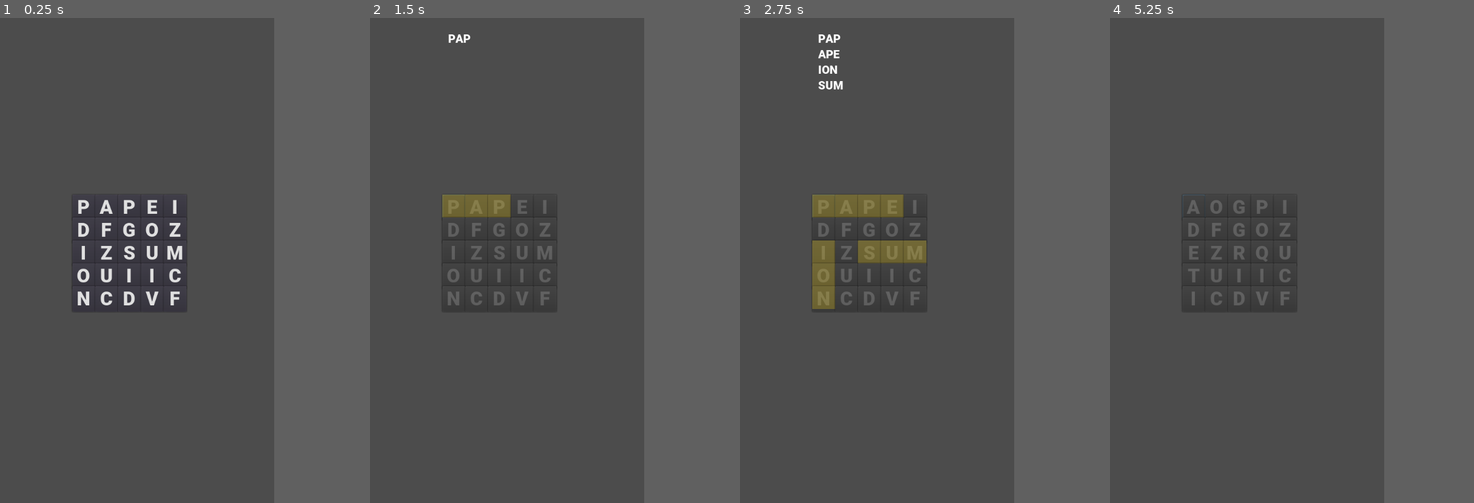
Above: before the commit, frames 1-4 (left to right).
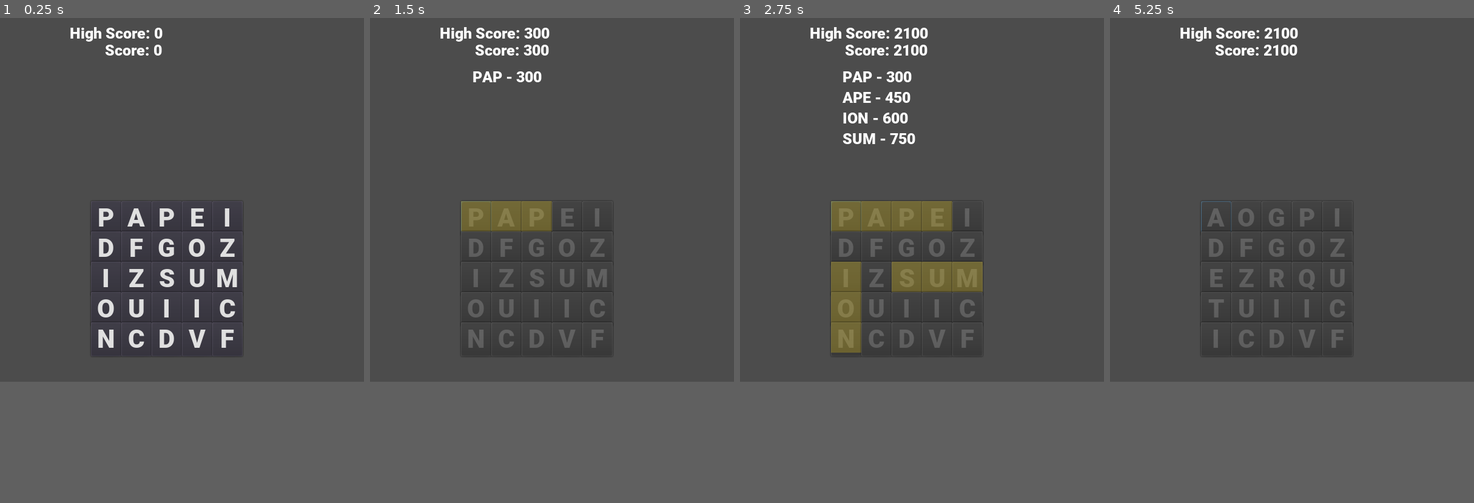
Above: after the commit, the same moments.

Repository: utecht/ld41
Game: Godot game, scene res://Board.tscn
Same seed, same stepped clock (60 frames per second), same inputs: the game is played once before the commit and once after it. Before the commit the project has no main scene; this scene is started directly in both runs.
Inputs (mouse positions are in pixels of both pictures, inside the frame that each line leads up to):
- Up to frame 1 (0.25 s): no input
- Up to frame 2 (1.5 s): click "P" at 0.5 s; move the mouse to (566, 236) at 1.27 s
- Up to frame 3 (2.75 s): tap Enter at 2 s; move the mouse to (823, 284) at 2.02 s
- Up to frame 4 (5.25 s): move the mouse to (1273, 153) at 2.77 s; tap Space at 3.5, 5 s; move the mouse to (1233, 357) at 3.52 s; tap Enter at 4.25 s; move the mouse to (1328, 333) at 4.27 s; move the mouse to (1164, 187) at 5.02 s
In our replay, the window is 452x800 before the commit and 600x600 after it. These sizes can differ from the game's own. Grey fills any space a smaller window leaves; there, only what the larger window draws over its background counts as a difference.

The runs differ from the first frame. In frame 1, 4.4% of the frame differs, in the area x 19-67%, y 1-70%; in frame 2, 3.7%; in frame 3, 9.1%; in frame 4, 2.4%.

Commit message:
score tracking

Diff:
--- a/Board.gd
+++ b/Board.gd
@@ -12,8 +12,12 @@
 var wordlist = []
 var to_be_replaced = []
 var scoring_words = []
+var score = 0
+var combo = 1.0
+var high_score = 0
 
 func _ready():
+	$GameOver.hide()
 	randomize()
 	var word_file = File.new()
 	word_file.open("res://small_words.txt", word_file.READ)
@@ -21,6 +25,16 @@
 		var line = word_file.get_line()
 		wordlist.append(line)
 	word_file.close()
+
+	var high_score_save = File.new()
+	if high_score_save.file_exists("user://high_score.save"):
+		high_score_save.open("user://high_score.save", high_score_save.READ)
+		if !high_score_save.eof_reached():
+			high_score = high_score_save.get_32()
+		high_score_save.close()
+	else:
+		high_score = 0
+	$HighScoreLabel.text = str("High Score: ", high_score)
 
 	for i in range(size):
 		var letter = Letter.instance()
@@ -89,9 +103,12 @@
 			if result != null and !results.has(result):
 				results.append(result)
 	print(results)
-	if !results.empty():
-		for letter in board:
-			letter.scoring()
+	for letter in board:
+		letter.scoring()
+	if results.empty():
+		$GameOverTimer.start()
+		$GameOver.show()
+	else:
 		scoring_words = results
 		$Score.start()
 
@@ -127,7 +144,8 @@
 	for letter_index in to_be_replaced:
 		board[letter_index].reset(LETTERS[randi() % LETTERS.size()])
 	to_be_replaced = []
-	$ScoreLabel.text = ""
+	$WordLabel.text = ""
+	combo = 1.0
 	for letter in board:
 		letter.scoring_over()
 
@@ -135,7 +153,6 @@
 func _on_Score_timeout():
 	if scoring_words.empty():
 		print("Resetting")
-		$Score.stop()
 		$Reset.start()
 	else:
 		var result = scoring_words.pop_front()
@@ -143,5 +160,20 @@
 			if !to_be_replaced.has(letter_index):
 				to_be_replaced.append(letter_index)
 			board[letter_index].highlight()
-		$ScoreLabel.text = str($ScoreLabel.text, result[1], "\n")
+		var word_score = (result[1].length() * 100) * combo
+		combo += .5
+		$WordLabel.text = str($WordLabel.text, result[1], " - ", word_score, "\n")
+		score += word_score
+		$ScoreLabel.text = str("Score: ", score)
+		if score > high_score:
+			$HighScoreLabel.text = str("High Score: ", score)
 		$Score.start()
+
+
+func _on_GameOverTimer_timeout():
+	if score > high_score:
+		var high_score_save = File.new()
+		high_score_save.open("user://high_score.save", high_score_save.WRITE)
+		high_score_save.store_32(score)
+		high_score_save.close()
+	get_tree().reload_current_scene()
--- a/Board.tscn
+++ b/Board.tscn
@@ -14,7 +14,7 @@
 
 [node name="Board" type="Position2D" index="0"]
 
-position = Vector2( 183.411, 411.17 )
+position = Vector2( 175, 327.098 )
 script = ExtResource( 1 )
 _sections_unfolded = [ "Transform" ]
 Letter = ExtResource( 2 )
@@ -23,26 +23,26 @@
 
 process_mode = 1
 wait_time = 2.0
-one_shot = false
+one_shot = true
 autostart = false
 
 [node name="Score" type="Timer" parent="." index="1"]
 
 process_mode = 1
 wait_time = 0.5
-one_shot = false
+one_shot = true
 autostart = false
 
-[node name="ScoreLabel" type="Label" parent="." index="2"]
+[node name="WordLabel" type="Label" parent="." index="2"]
 
 anchor_left = 0.0
 anchor_top = 0.0
 anchor_right = 0.0
 anchor_bottom = 0.0
-margin_left = -12.0
-margin_top = -381.0
-margin_right = 230.0
-margin_bottom = -83.0
+margin_left = -6.0
+margin_top = -245.0
+margin_right = 236.0
+margin_bottom = 262.0
 rect_pivot_offset = Vector2( 0, 0 )
 rect_clip_content = false
 mouse_filter = 2
@@ -55,6 +55,85 @@
 max_lines_visible = -1
 _sections_unfolded = [ "custom_fonts" ]
 
+[node name="ScoreLabel" type="Label" parent="." index="3"]
+
+anchor_left = 0.0
+anchor_top = 0.0
+anchor_right = 0.0
+anchor_bottom = 0.0
+margin_left = -2.0
+margin_top = -289.0
+margin_right = 240.0
+margin_bottom = -256.0
+rect_pivot_offset = Vector2( 0, 0 )
+rect_clip_content = false
+mouse_filter = 2
+mouse_default_cursor_shape = 0
+size_flags_horizontal = 1
+size_flags_vertical = 4
+custom_fonts/font = SubResource( 1 )
+text = "Score: 0"
+percent_visible = 1.0
+lines_skipped = 0
+max_lines_visible = -1
+_sections_unfolded = [ "custom_fonts" ]
+
+[node name="HighScoreLabel" type="Label" parent="." index="4"]
+
+anchor_left = 0.0
+anchor_top = 0.0
+anchor_right = 0.0
+anchor_bottom = 0.0
+margin_left = -60.0
+margin_top = -317.0
+margin_right = 242.0
+margin_bottom = -286.0
+rect_pivot_offset = Vector2( 0, 0 )
+rect_clip_content = false
+mouse_filter = 2
+mouse_default_cursor_shape = 0
+size_flags_horizontal = 1
+size_flags_vertical = 4
+custom_fonts/font = SubResource( 1 )
+text = "High Score: 0"
+percent_visible = 1.0
+lines_skipped = 0
+max_lines_visible = -1
+_sections_unfolded = [ "custom_fonts" ]
+
+[node name="GameOverTimer" type="Timer" parent="." index="5"]
+
+process_mode = 1
+wait_time = 3.0
+one_shot = true
+autostart = false
+
+[node name="GameOver" type="Label" parent="." index="6"]
+
+anchor_left = 0.0
+anchor_top = 0.0
+anchor_right = 0.0
+anchor_bottom = 0.0
+margin_left = -16.0
+margin_top = -75.0
+margin_right = 226.0
+margin_bottom = -33.0
+rect_pivot_offset = Vector2( 0, 0 )
+rect_clip_content = false
+mouse_filter = 2
+mouse_default_cursor_shape = 0
+size_flags_horizontal = 1
+size_flags_vertical = 4
+custom_fonts/font = SubResource( 1 )
+text = "Game Over"
+align = 1
+percent_visible = 1.0
+lines_skipped = 0
+max_lines_visible = -1
+_sections_unfolded = [ "Visibility", "custom_fonts" ]
+
 [connection signal="timeout" from="Reset" to="." method="_on_Reset_timeout"]
 
 [connection signal="timeout" from="Score" to="." method="_on_Score_timeout"]
+
+[connection signal="timeout" from="GameOverTimer" to="." method="_on_GameOverTimer_timeout"]
--- a/project.godot
+++ b/project.godot
@@ -11,12 +11,12 @@
 [application]
 
 config/name="ld41"
+run/main_scene="res://Board.tscn"
 config/icon="res://icon.png"
 
 [display]
 
 window/size/width=600
-window/size/height=1060
 window/size/resizable=false
 window/handheld/orientation="portrait"
 window/handheld/emulate_touchscreen=true
